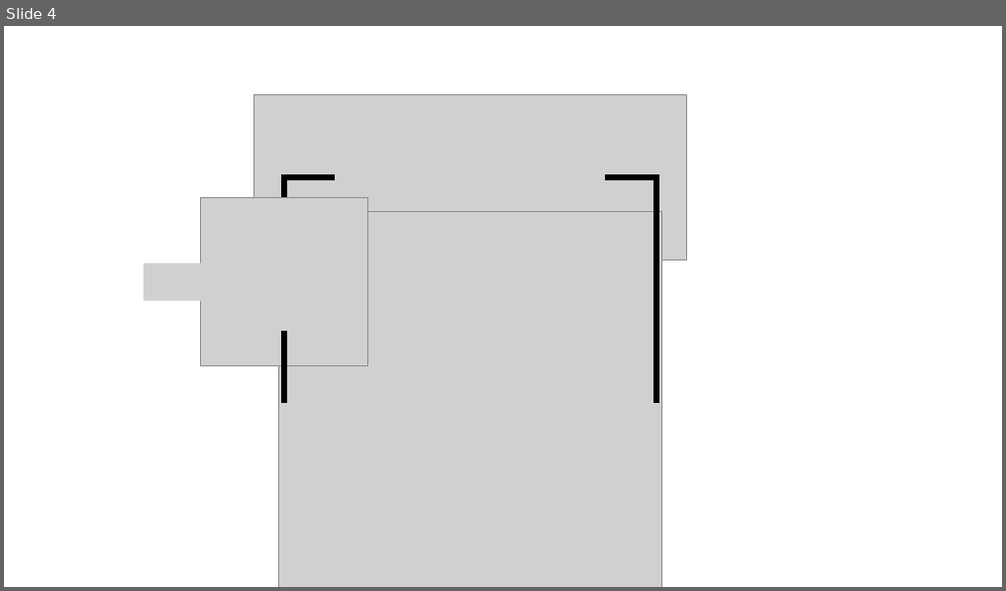
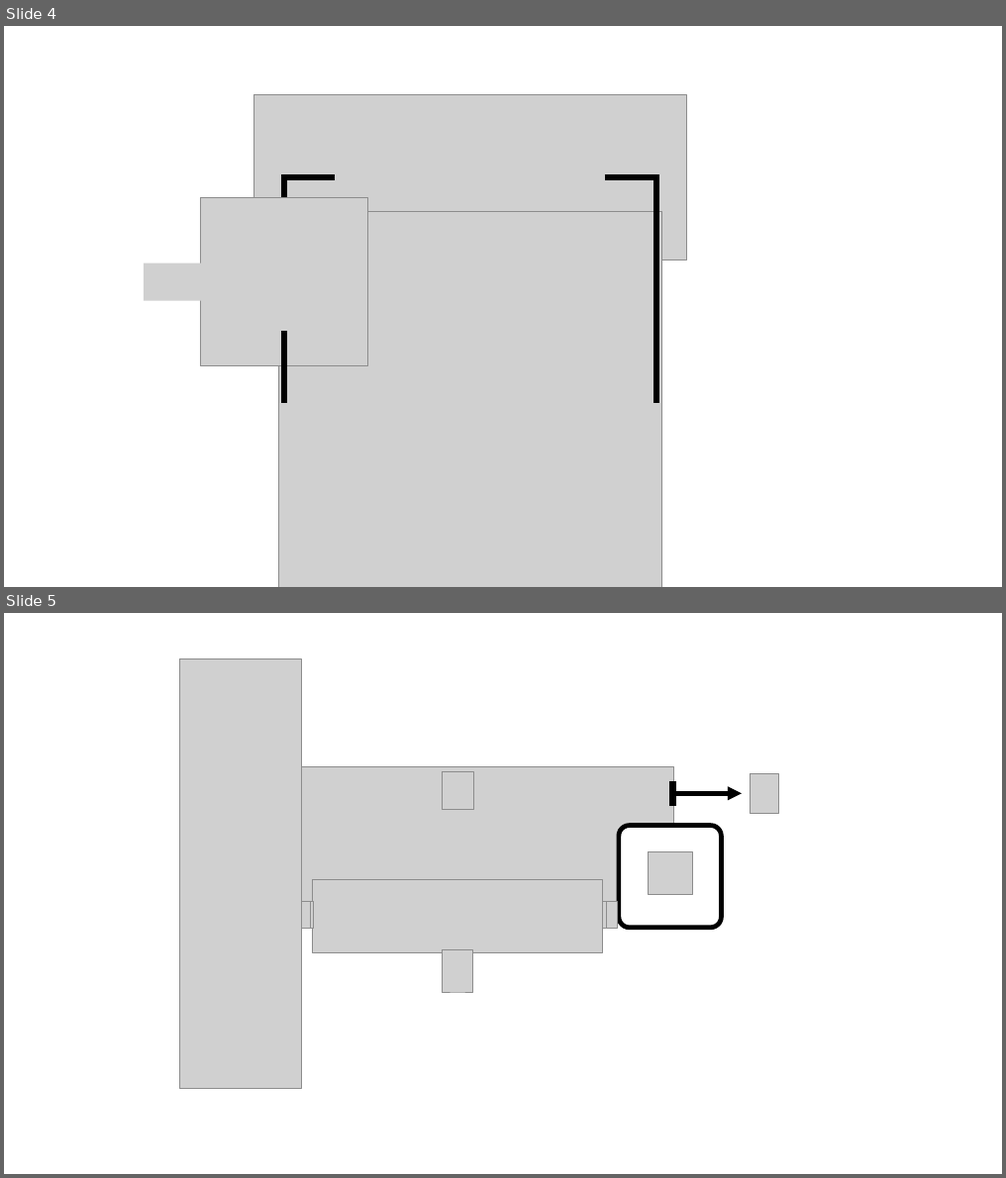
Before and after one commit to destrospooder/system_dynamics, a slide deck: figs.pptx. Shown one above the other, each under a label of ours: slide 4 before the commit, slides 4 and 5 after it. The pictures are 1006x591 and 1006x1178 pixels, drawn with LibreOffice and Linux fonts; fonts in the diff are those of the drawing; grey boxes stand for pictures; background and template pictures are left out. Boxes give left, top, right and bottom in pixels: in the first picture for what was removed or moved away, otherwise in the second. Text is boxed around its words. In the diff, an @@ line names an element or a change of style, - is before the commit and + after.

```diff
--- a/figs.pptx
+++ b/figs.pptx
@@ slide 5 added at (x1=4, y1=613, x2=1002, y2=1174), background #FFFFFF @@
@@ picture added at (x1=179, y1=659, x2=300, y2=1089) @@
@@ picture added at (x1=246, y1=767, x2=673, y2=909) @@
@@ picture added at (x1=442, y1=771, x2=473, y2=809) @@
@@ rectangle added at (x1=670, y1=782, x2=676, y2=806), fill #000000, outline #000000 1 pt @@
@@ picture added at (x1=749, y1=774, x2=779, y2=814) @@
@@ arrow added from (670, 793) to (742, 793), #000000 4.5 pt @@
@@ rounded rectangle added at (x1=619, y1=826, x2=721, y2=928), fill #FFFFFF, outline #000000 4.5 pt @@
@@ picture added at (x1=648, y1=853, x2=693, y2=895) @@
@@ picture added at (x1=300, y1=902, x2=311, y2=929) @@
@@ picture added at (x1=302, y1=902, x2=313, y2=929) @@
@@ picture added at (x1=313, y1=880, x2=603, y2=953) @@
@@ picture added at (x1=603, y1=902, x2=614, y2=929) @@
@@ picture added at (x1=606, y1=902, x2=617, y2=929) @@
@@ picture added at (x1=443, y1=950, x2=473, y2=992) @@
```
Also in this commit, not shown: 1 other slide added, 53 other files.
